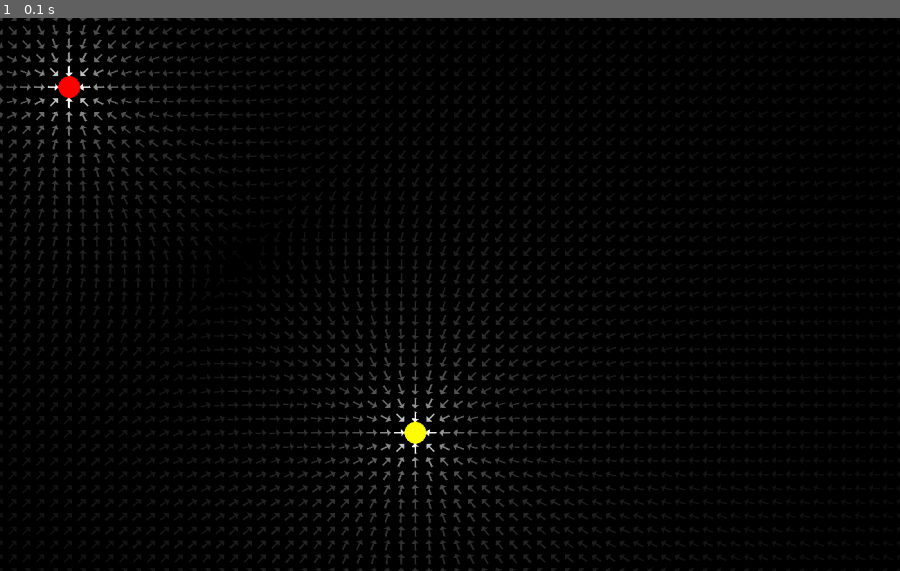
Above: before the commit, frame 1.
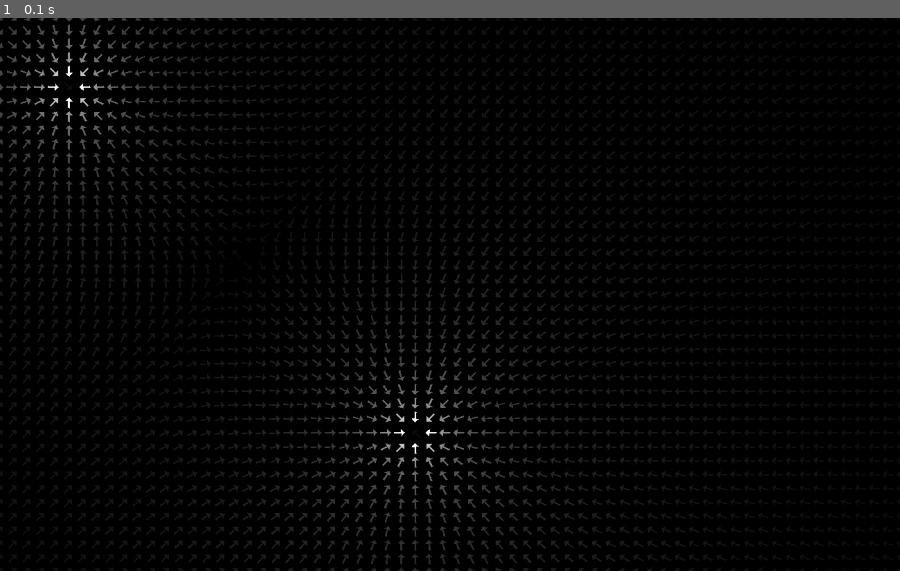
Above: after the commit, the same moment.

Repository: maxim739/Hackathon26
Game: pygame game, started from main.py
The game is run twice, just before and just after one commit, with the same random seed, the same clock (stepped at 60 frames per second) and the same inputs.
Inputs:
- Up to frame 1 (0.1 s): no input

The runs differ from the first frame. In frame 1, 0.2% of the frame differs, in the area x 6-48%, y 10-78%.

Commit message:
added sprites ect

Diff:
--- a/bodies.py
+++ b/bodies.py
@@ -4,7 +4,7 @@
 
 
 class Static_body:
-    def __init__(self, x, y, mass, radius, color):
+    def __init__(self, x, y, mass, radius, color, image=None):
         self.screen_x = x
         self.screen_y = y
         self.x = x / constants.scale
@@ -12,9 +12,14 @@
         self.mass = mass
         self.radius = radius
         self.color = color
+        self.image = image
 
     def draw(self, screen, width, height):
-        pygame.draw.circle(screen, self.color, (self.screen_x, self.screen_y), self.radius)
+        #pygame.draw.circle(screen, self.color, (self.screen_x, self.screen_y), self.radius)
+
+        if self.image:
+            rect = self.image.get_rect(center=(self.screen_x, self.screen_y))
+            screen.blit(self.image, rect)
 
 class Explosion(pygame.sprite.Sprite):
     def __init__(self, x, y):
@@ -58,7 +63,6 @@
         self.color = color
         self.image = image
         self.dead = False
-
 
     def update_position(self, bodies):
         #Euler Numerical Integration.. Not stable long term but should be fine for our game?
@@ -117,8 +121,8 @@
 
     def draw(self, screen, width, height):
 
-        screen_x = int(self.x * constants.scale + constants.width // 2)
-        screen_y = int(self.y * constants.scale + constants.height // 2)
+        screen_x = self.x * constants.scale
+        screen_y = self.y * constants.scale
 
         if self.image:
             #only roate when body is moving
@@ -138,4 +142,4 @@
                 rect = self.image.get_rect(center=(screen_x, screen_y))
                 screen.blit(self.image, rect)
         else:
-            pygame.draw.circle(screen, self.color, (self.x*constants.scale, self.y*constants.scale), self.radius)
+            pygame.draw.circle(screen, self.color, (self.x, self.y), self.radius)
--- a/main2.py
+++ b/main2.py
@@ -2,7 +2,6 @@
 main is the entry point for the game that serves as the
     starting point for all of our other functions
 '''
-
 
 import pygame
 import sys
@@ -21,18 +20,19 @@
 pygame.display.set_caption("Rocket Man!")
 screen = pygame.display.set_mode(screen_res)
 
-#list of bodies in the game, can be static or moving. Static bodies are like planets and placeable asteroids and moving body is the player
-bodies = [
-    #Static_body(0, 0, 1.989e30, 16, (255, 255, 0)),
-    Static_body(650, 400, 1e31, 16, (255,0,0)),
-    Moving_body(750, 400, 0, 20000, 5.972e24, 8, (0, 0, 255)),
-]
+import planets
 
 while running:
     clock.tick(constants.fps)
     mouse = pygame.mouse.get_pos()
 
-    asteroid = Static_body(mouse[0], mouse[1], 5.972e30, 12, (200, 150, 255))
+    asteroid = Static_body(
+        mouse[0],
+        mouse[1],
+        5.972e30,
+        12,
+        (200, 150, 255),
+        planets.planet1_img)
 
     for event in pygame.event.get():
         if event.type == pygame.QUIT:
@@ -43,7 +43,7 @@
             can_place = True
 
             #Cannot place an asteroid on top of another body
-            for body in bodies:
+            for body in planets.game_bodies:
                 body_screen_x = int(body.x * constants.scale + constants.width // 2)
                 body_screen_y = int(body.y * constants.scale + constants.height // 2)
                 if math.hypot(mouse[0] - body_screen_x, mouse[1] - body_screen_y) <= body.radius:
@@ -51,7 +51,7 @@
                     break
 
             if can_place:
-                bodies.append(asteroid)
+                planets.game_bodies.append(asteroid)
 
 
     # Render the screen
@@ -59,9 +59,9 @@
     asteroid.draw(screen, constants.width, constants.height)
 
     #Draw all bodies and update position of moving body
-    for body in bodies:
+    for body in planets.game_bodies:
         if isinstance(body, Moving_body) and gameStopped == False:
-            body.update_position(bodies)
+            body.update_position(planets.game_bodies)
         body.draw(screen, constants.width, constants.height)
 
     pygame.display.flip()   # Updates the screen
--- a/planets.py
+++ b/planets.py
@@ -1,43 +1,31 @@
 # loads all of the planets and lists starting positions
 import pygame
-import bodies
-import constants
+from bodies import Static_body, Moving_body
 
-planet1_img = pygame.image.load("sprites/planet1.png").convert_alpha()
-planet1_img = pygame.transform.scale(planet1_img, (100, 100))
+def load_planet(path):
+    img = pygame.image.load(path).convert_alpha()
+    return pygame.transform.scale(img, (30, 30))
 
-planet2_img = pygame.image.load("sprites/planet2.png").convert_alpha()
-planet2_img = pygame.transform.scale(planet2_img, (100, 100))
+planet1_img = load_planet("sprites/planet1.png")
+planet2_img = load_planet("sprites/planet2.png")
+planet3_img = load_planet("sprites/planet3.png")
+planet4_img = load_planet("sprites/planet4.png")
+planet5_img = load_planet("sprites/planet5.png")
+planet6_img = load_planet("sprites/planet6.png")
+planet7_img = load_planet("sprites/planet7.png")
+planet8_img = load_planet("sprites/planet8.png")
+goal_img    = load_planet("sprites/goalAura.png")
+rocket_img  = load_planet("sprites/rocket.png")
 
-planet3_img = pygame.image.load("sprites/planet3.png").convert_alpha()
-planet3_img = pygame.transform.scale(planet3_img, (100, 100))
-
-planet4_img = pygame.image.load("sprites/planet4.png").convert_alpha()
-planet4_img = pygame.transform.scale(planet4_img, (100, 100))
-
-planet5_img = pygame.image.load("sprites/planet5.png").convert_alpha()
-planet5_img = pygame.transform.scale(planet5_img, (100, 100))
-
-planet6_img = pygame.image.load("sprites/planet6.png").convert_alpha()
-planet6_img = pygame.transform.scale(planet6_img, (100, 100))
-
-planet7_img = pygame.image.load("sprites/planet7.png").convert_alpha()
-planet7_img = pygame.transform.scale(planet7_img, (100, 100))
-
-planet8_img = pygame.image.load("sprites/planet8.png").convert_alpha()
-planet8_img = pygame.transform.scale(planet8_img, (100, 100))
-
-goal_img = pygame.image.load("sprites/goalAura.png").convert_alpha()
-goal_img = pygame.transform.scale(goal_img, (100, 100))
-
-bodies = [
-    bodies.Static_body(0, 0, 5e28, 20, (255, 255, 0), planet1_img),
-    bodies.Static_body(4e12, 2e12, 2e30, 20, (255,0,0), planet2_img),
-    bodies.Static_body(6e12, 0, 1e30, 20, (0,0,0), planet3_img),
-    bodies.Static_body(8e12, 0, 8e21, 20, (0,0,0), planet4_img),
-    bodies.Static_body(-5e12, 0, 2e31, 20, (0,0,0), planet5_img),
-    bodies.Static_body(8e12, -5e12, 8e28, 20, (0,0,0), goal_img),
-    bodies.Static_body(-2e12, -5e12, 1e30, 20, (0,0,0), planet6_img),
-    bodies.Static_body(6e12, -4e12, 1e30, 20, (0,0,0), planet7_img),
-    bodies.Static_body(0, 4e12, 1e30, 20, (0,0,0), planet8_img),
+game_bodies = [
+    Static_body(600, 600, 5e28, 20, (255,255,0), planet1_img),
+    Static_body(200, 300, 2e30, 20, (255,0,0), planet2_img),
+    Static_body(300, 300, 1e30, 20, (0,0,0), planet3_img),
+    Static_body(400, 400, 8e21, 20, (0,0,0), planet4_img),
+    Static_body(500, 500, 2e31, 20, (0,0,0), planet5_img),
+    Static_body(600, 500, 8e28, 20, (0,0,0), goal_img),
+    Static_body(700, 500, 1e30, 20, (0,0,0), planet6_img),
+    Static_body(800, 500, 1e30, 20, (0,0,0), planet7_img),
+    Static_body(300, 500, 1e30, 20, (0,0,0), planet8_img),
+    Moving_body(100, 100, 20, 10, 8.681e25, 4, (100, 200, 255), rocket_img)
 ]
Not shown, changed: .DS_Store
